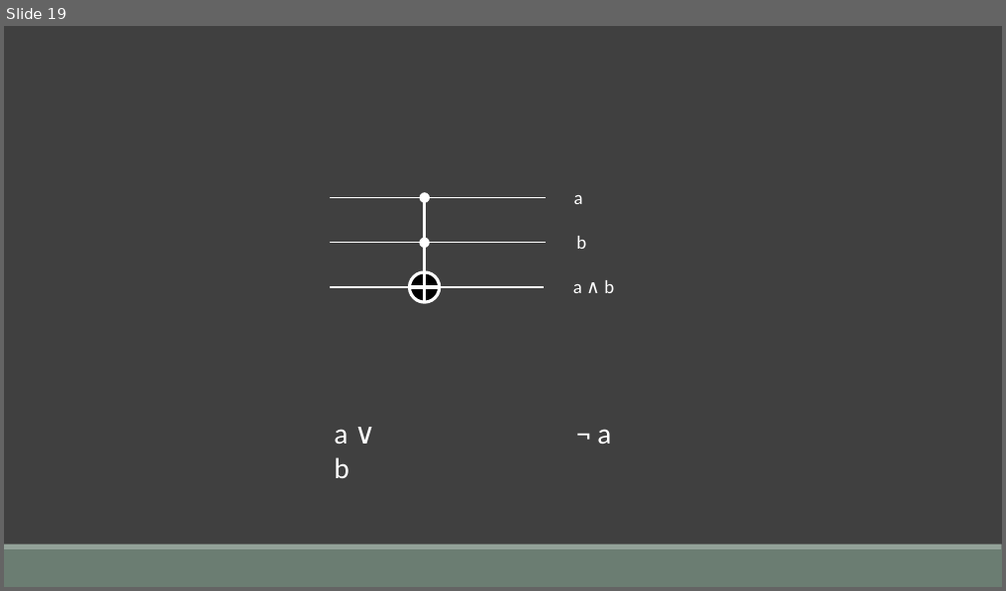
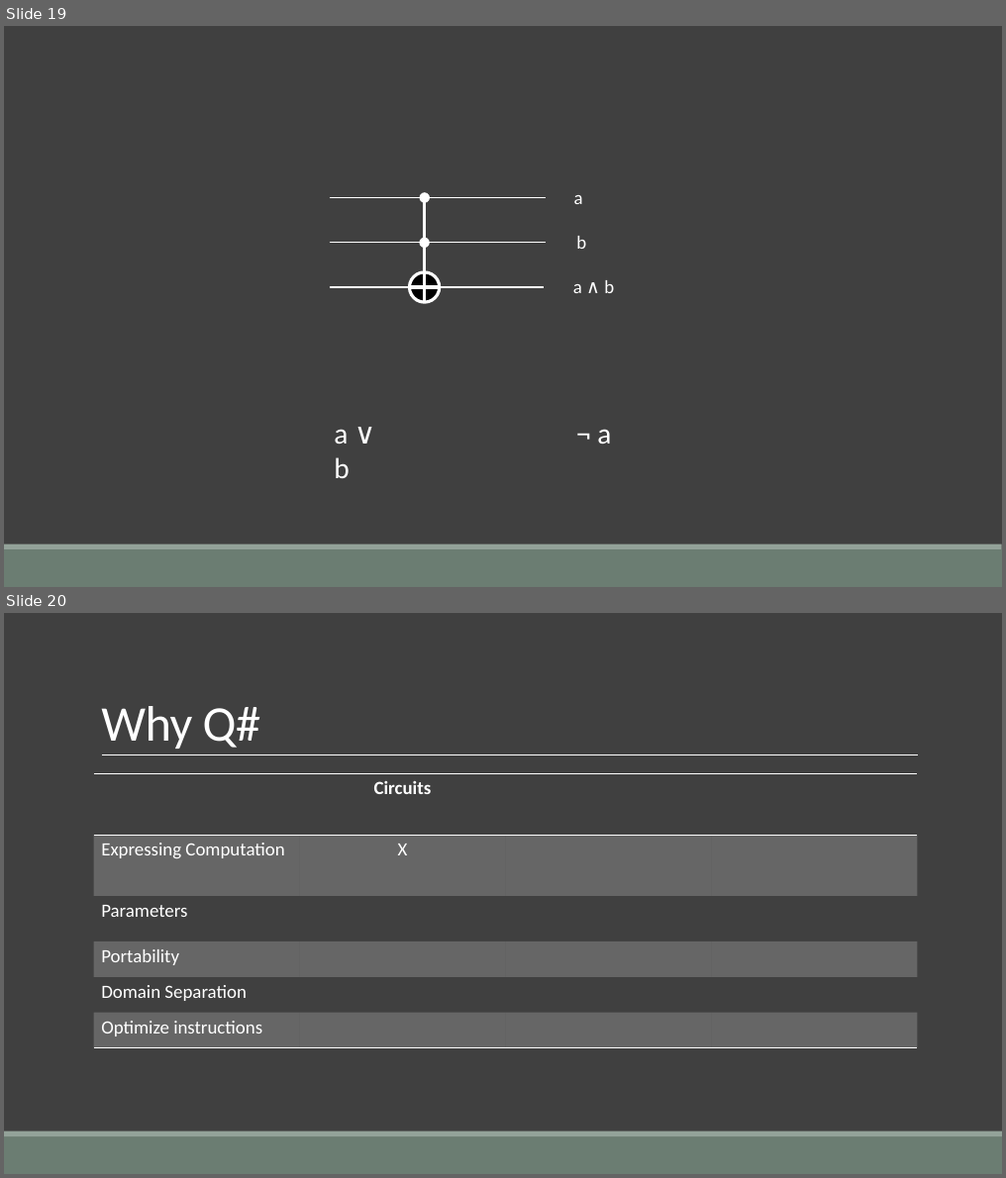
Before and after one commit to msr-quarc/qldi-workshop-2019, a slide deck: Slides.pptx. Shown one above the other, each under a label of ours: slide 19 before the commit, slides 19 and 20 after it. The pictures are 1006x591 and 1006x1178 pixels, drawn with LibreOffice and Linux fonts; fonts in the diff are those of the drawing. Boxes give left, top, right and bottom in pixels: in the first picture for what was removed or moved away, otherwise in the second. Text is boxed around its words. In the diff, an @@ line names an element or a change of style, - is before the commit and + after.

```diff
--- a/Slides.pptx
+++ b/Slides.pptx
@@ slide 20 added at (x1=4, y1=613, x2=1002, y2=1174), background #404040; not listed: 2 template elements that a slide beside it also shows @@
@@ title added at (x1=101, y1=706, x2=261, y2=749), 48 pt, text #FFFFFF @@
+Why Q#
@@ line added from (102, 756) to (918, 756), #FFFFFF 0.5 pt @@
@@ table added at (x1=94, y1=774, x2=918, y2=1049), 6 rows, 4 columns @@
+ | Circuits |  | 
+Expressing Computation | X |  | 
+Parameters |  |  | 
+Portability |  |  | 
+Domain Separation |  |  | 
+Optimize instructions |  |  | 
```
Also in this commit, not shown: 2 slides changed, 2 other slides added.
